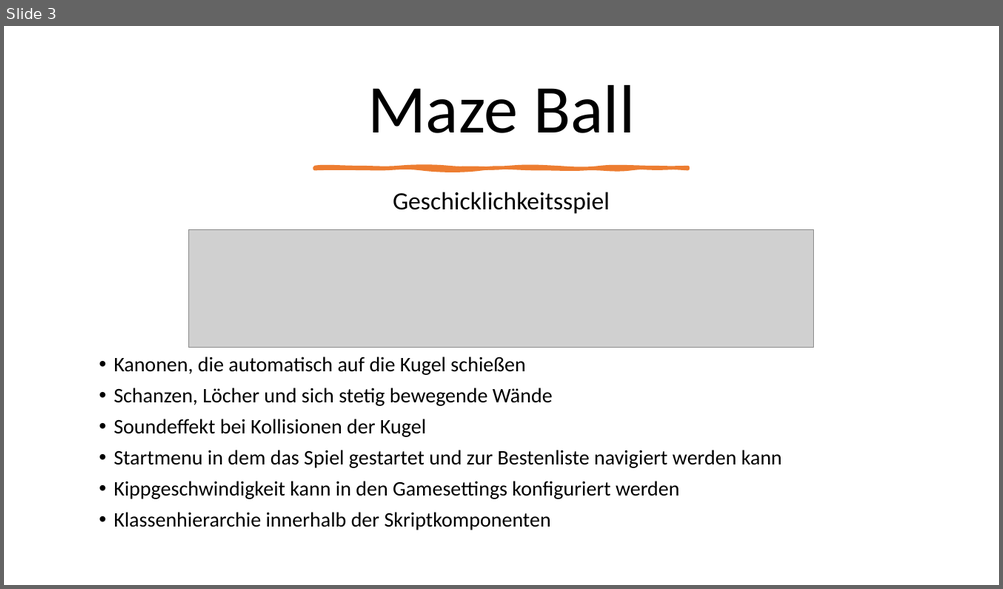
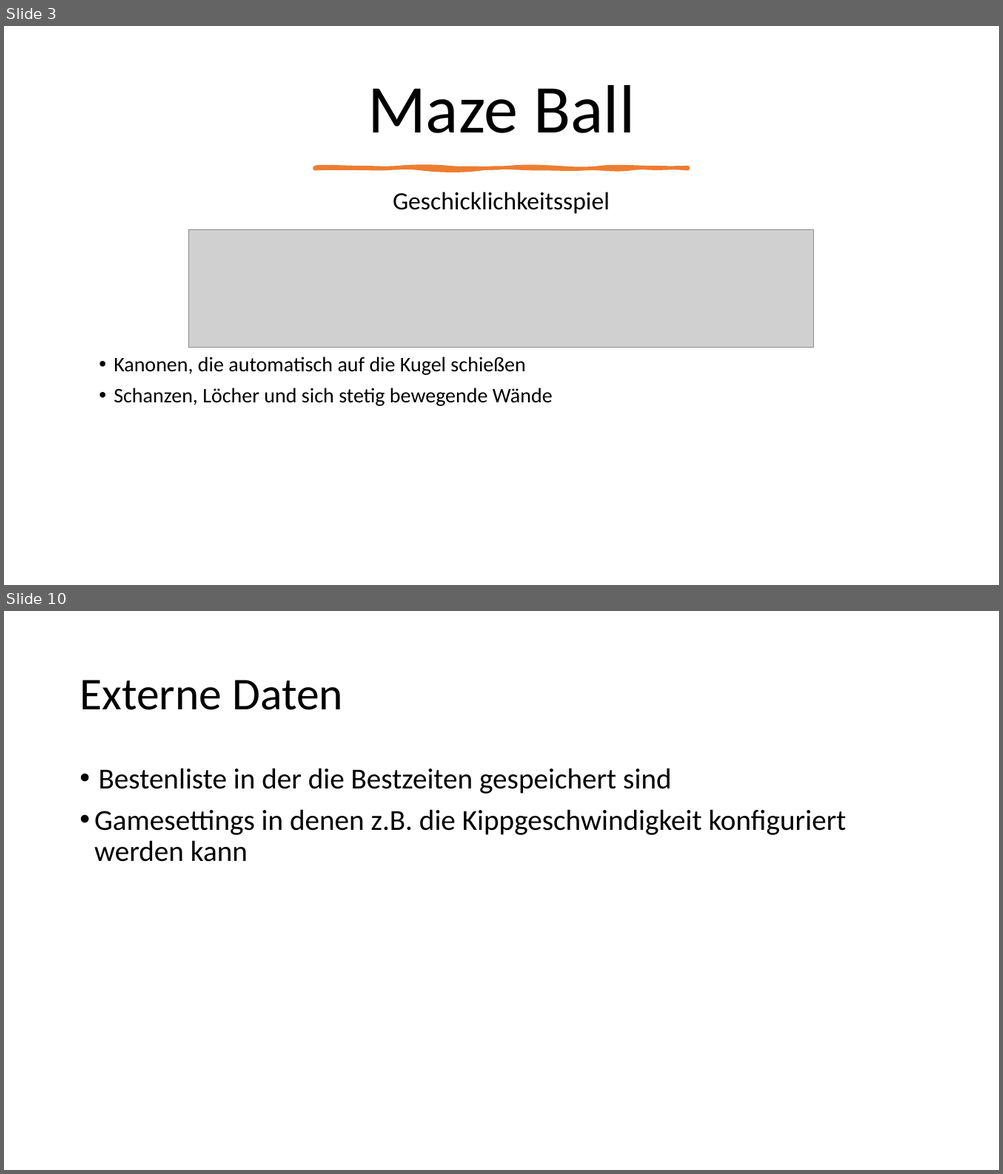
Before and after one commit to Oneof300/MazeBall, a slide deck: concepts/Concept.pptx. Shown one above the other, each under a label of ours: slide 3 before the commit, slides 3 and 10 after it; the slides between them are not shown. The pictures are 1003x589 and 1003x1174 pixels, drawn with LibreOffice and Linux fonts; fonts in the diff are those of the drawing; grey boxes stand for pictures. Boxes give left, top, right and bottom in pixels: in the first picture for what was removed or moved away, otherwise in the second. Text is boxed around its words. In the diff, an @@ line names an element or a change of style, - is before the commit and + after.

```diff
--- a/concepts/Concept.pptx
+++ b/concepts/Concept.pptx
@@ slide 10 added at [4, 611, 999, 1170], background #FFFFFF @@
@@ title added at [79, 680, 343, 710], 44 pt, text #000000 @@
+Externe Daten
@@ text added at [94, 768, 846, 862], 28 pt, text #000000 @@
+• Bestenliste in der die Bestzeiten gespeichert sind
+• Gamesettings in denen z.B. die Kippgeschwindigkeit konfiguriert werden kann
@@ slide 3 changed as well @@
@@ text at [114, 419, 782, 531]: paragraphs removed @@
-• Soundeffekt bei Kollisionen der Kugel
-• Startmenu in dem das Spiel gestartet und zur Bestenliste navigiert werden kann
-• Kippgeschwindigkeit kann in den Gamesettings konfiguriert werden
-• Klassenhierarchie innerhalb der Skriptkomponenten
```
Also in this commit, not shown: 2 other slides changed, 9 other slides added, 1 other file.
